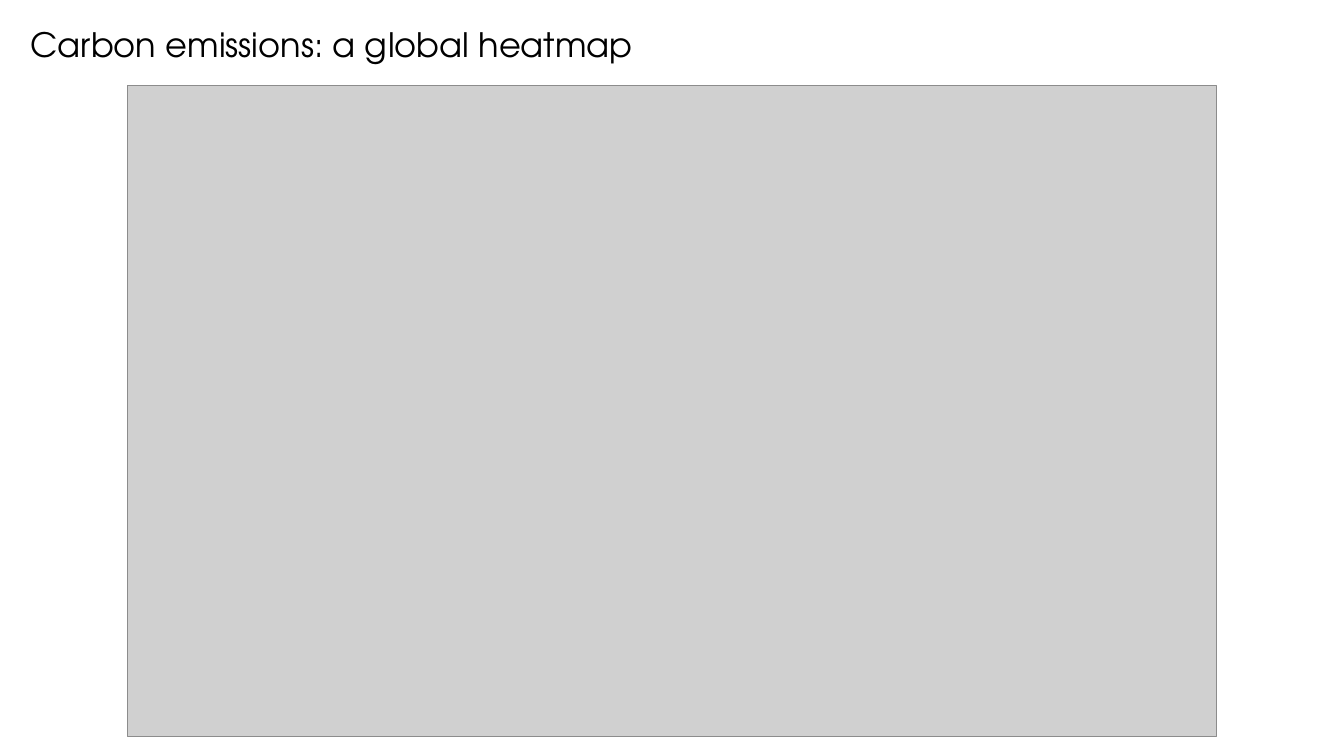
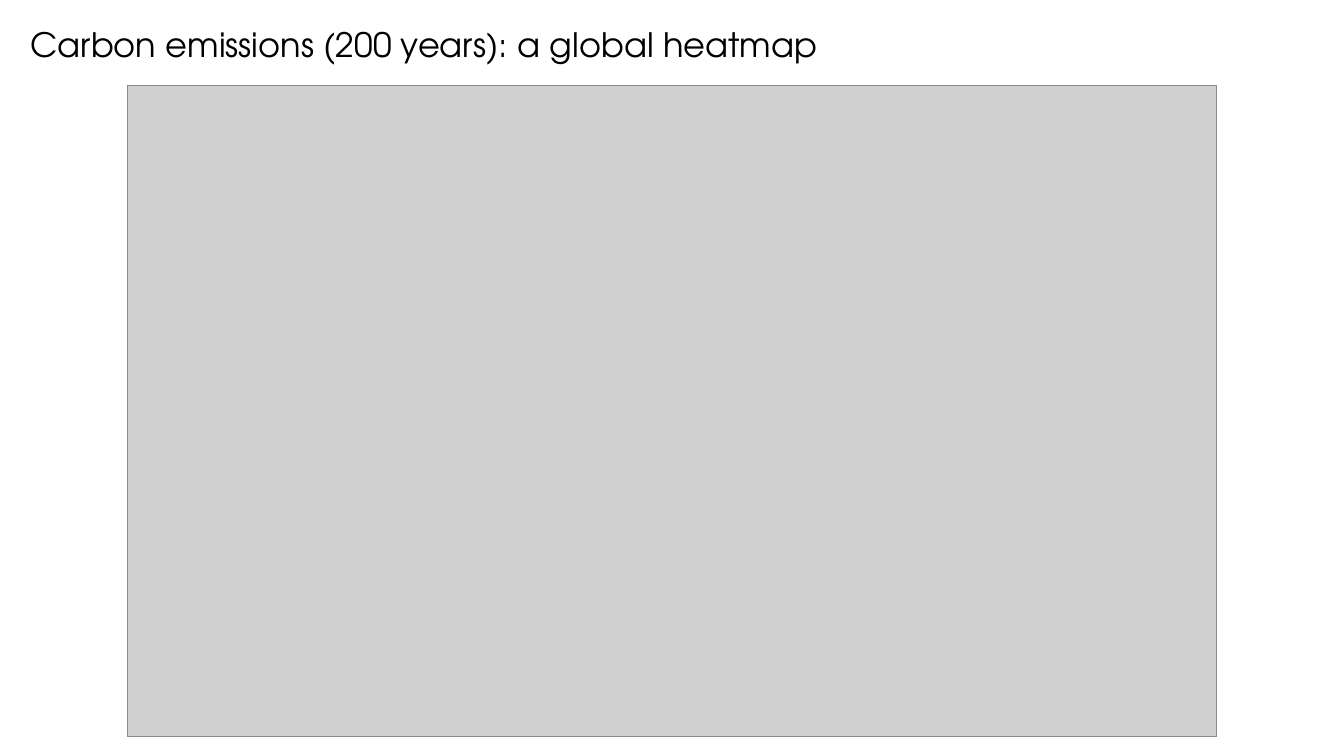
Before and after one commit to danilogiarlini/Global-CO2-Emission-Forecasting, a slide deck: slide 4 of Visualization/GlobalCO2Emission.pptx. Drawn at 1344x756 pixels with LibreOffice and Linux fonts; fonts in the diff are those of the drawing; grey boxes stand for pictures. Boxes give left, top, right and bottom in pixels: in the first picture for what was removed or moved away, otherwise in the second. Text is boxed around its words. In the diff, an @@ line names an element or a change of style, - is before the commit and + after.

```diff
--- a/Visualization/GlobalCO2Emission.pptx
+++ b/Visualization/GlobalCO2Emission.pptx
@@ text at bbox=[31, 31, 817, 65]: text changed @@
-Carbon emissions: a global heatmap
+Carbon emissions (200 years): a global heatmap
```
Also in this commit, not shown: 4 other slides changed, 2 other files.
